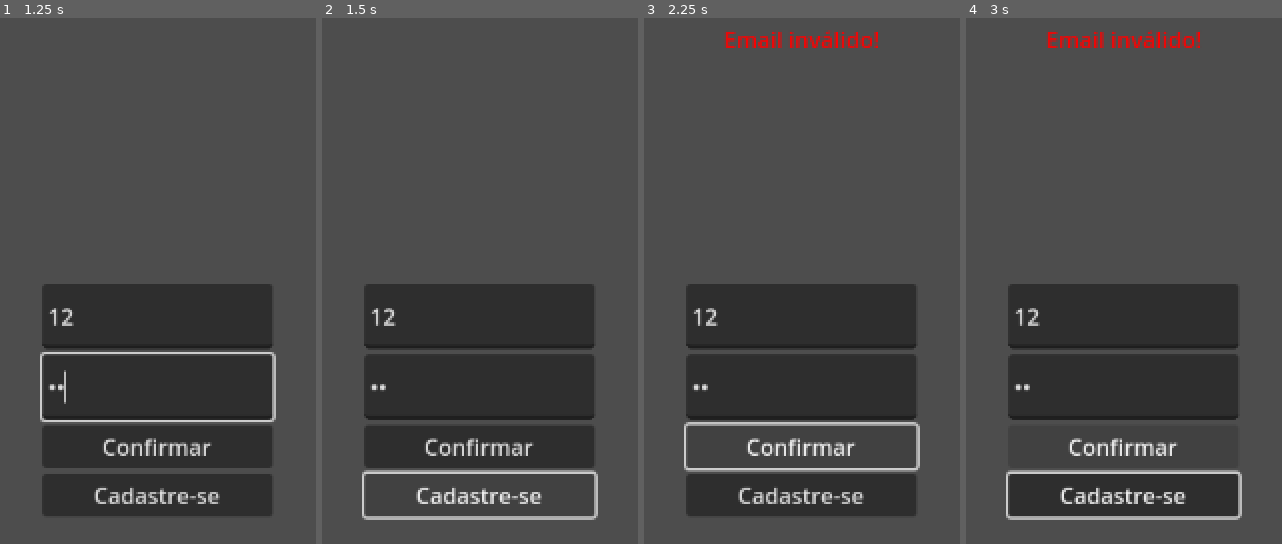
Above: before the commit, frames 1-4 (left to right).
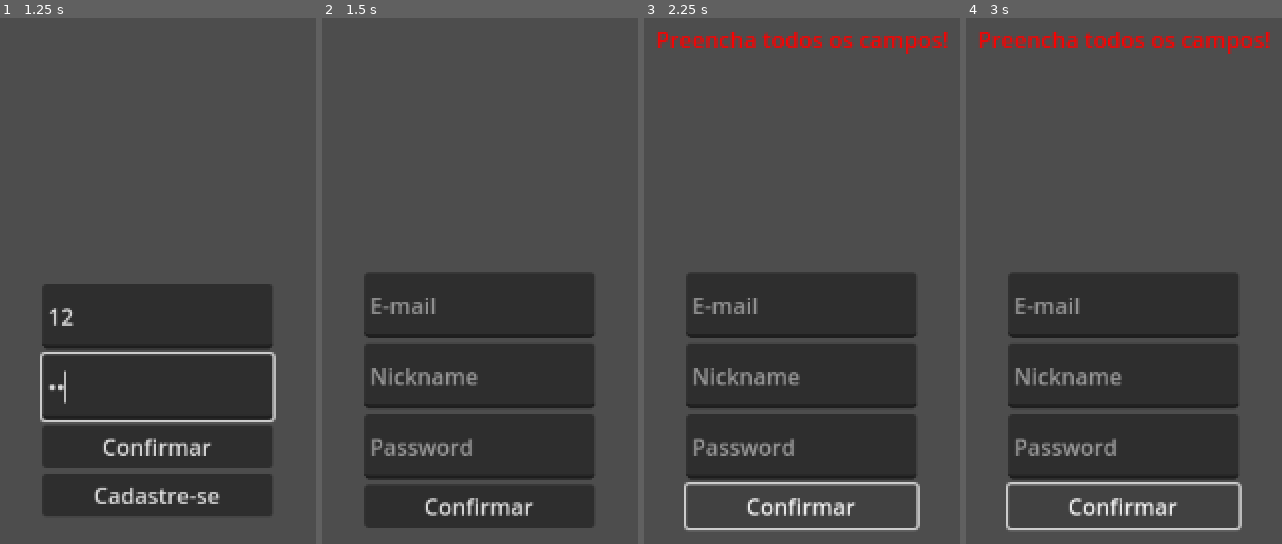
Above: after the commit, the same moments.

Repository: Gabril0/PDSI2
Game: Godot game, scene res://Login.tscn
The game is run twice, just before and just after one commit, with the same random seed, the same clock (stepped at 60 frames per second) and the same inputs. This scene is started directly instead of the project's main scene.
Inputs (mouse positions are in pixels of both pictures, inside the frame that each line leads up to):
- Up to frame 1 (1.25 s): click (158, 317) at 0.52 s; type "12" at 0.6 s; click (158, 386) at 0.75 s; type "12" at 0.83 s
- Up to frame 2 (1.5 s): click "Cadastre-se" at 1.25 s
- Up to frame 3 (2.25 s): click "Confirmar" at 2 s
- Up to frame 4 (3 s): tap Enter at 2.75 s; hold D (Right) from 2.78 s (still down); hold Down (AimDown) from 2.78 s (still down)

Frame 1 is identical in both runs. In frame 2, 10% of the frame differs, in the area x 12-88%, y 48-97%; in frame 3, 11%; in frame 4, 11%, in the area x 4-97%, y 2-98%.

Commit message:
Fix: Simplificação e remoção de funções desnecessárias da API

Diff:
--- a/API.gd
+++ b/API.gd
@@ -82,11 +82,8 @@
 
 #Processamento de respostas HTTP
 func _on_request_completed(result, response_code, headers, body):
-	print("Resposta recebida! Código: ", response_code)
-	print("Tipo da requisição: ", current_request_type)
 
 	var json = JSON.parse_string(body.get_string_from_utf8())
-	print("Resposta JSON: ", json)
 
 	match current_request_type:
 		"login":
@@ -104,12 +101,15 @@
 
 func _handle_login_response(result, response_code, headers, body, json):
 	if response_code == 200:
+
 		# Armazenamento dos dados nas globais
 		jogador_id = json["id"]
 		jogador_nickname = json["nickname"]
 		print("Login OK! Jogador:", jogador_nickname)
+
 		# dados salvos locais
 		salvar_dados_jogador(jogador_id, jogador_nickname)
+
 		# Emite signal para outras cenas
 		login_completed.emit(true, {"id": jogador_id, "nickname": jogador_nickname})
 	else:
@@ -117,6 +117,7 @@
 		login_completed.emit(false, null)
 
 func _handle_register_response(result, response_code, headers, body, json):
+
 	if response_code == 200:
 		print("Registro OK! Jogador criado:", json.get("nickname", ""))
 		register_completed.emit(true, json)
--- a/Cadastro.tscn
+++ b/Cadastro.tscn
@@ -8,6 +8,7 @@
 script = ExtResource("1_6ebnh")
 
 [node name="CenterContainer" type="CenterContainer" parent="."]
+layout_mode = 0
 offset_right = 1150.0
 offset_bottom = 645.0
 
--- a/Ranking.gd
+++ b/Ranking.gd
@@ -71,7 +71,6 @@
 		child.queue_free()
 
 func _on_ranking_received(ranking_data):
-	"""Callback chamado quando a API retorna os dados do ranking"""
 	_clear_ranking_list()
 
 	if ranking_data == null or not ranking_data.has("ranking"):
@@ -125,7 +124,7 @@
 
 	# Informação da seed
 	var seed_label = Label.new()
-	seed_label.text = "Seed: " + str(ranking_data.get("seed", "N/A"))
+	seed_label.text = "Seed: " + str(int(str(ranking_data.get("seed", "N/A"))))
 	seed_label.add_theme_color_override("font_color", Color.LIGHT_BLUE)
 	seed_label.add_theme_font_size_override("font_size", 16)
 	seed_label.horizontal_alignment = HORIZONTAL_ALIGNMENT_CENTER
--- a/login.gd
+++ b/login.gd
@@ -5,6 +5,7 @@
 @onready var email_input = $CenterContainer/VBoxContainer/Email
 @onready var senha_input = $CenterContainer/VBoxContainer/Senha
 @onready var login_button = $CenterContainer/VBoxContainer/Button
+@onready var signup_button = $CenterContainer/VBoxContainer/Button2
 
 func _ready():
 
@@ -12,6 +13,10 @@
 
 	if login_button:
 		login_button.pressed.connect(_on_login_button_pressed)
+
+	if signup_button:
+		signup_button.pressed.connect(_on_signup_button_pressed)
+
 
 	# Conecta ao sistema de API para receber resposta do login
 	if not API.is_connected("login_completed", _on_login_completed):
@@ -51,6 +56,13 @@
 	print("Tentando fazer login com:", email)
 	API.login(email, senha)
 
+func _on_signup_button_pressed():
+
+	if API.is_connected("login_completed", _on_login_completed):
+		API.disconnect("login_completed", _on_login_completed)
+
+	get_tree().change_scene_to_file("res://Cadastro.tscn")
+
 func _on_login_completed(success: bool, player_data):
 	login_button.disabled = false
 
@@ -69,6 +81,7 @@
 		API.disconnect("login_completed", _on_login_completed)
 
 	get_tree().change_scene_to_file("res://MainMenu.tscn")
+
 
 func _show_message(message: String, color: Color):
 
--- a/main.gd
+++ b/main.gd
@@ -1,11 +1,8 @@
 extends Node
 
-func _ready():
-	# Faz login automático (você pode mudar depois para um sistema de login manual)
-	API.login("teste@teste.com", "123456")
+func _unhandled_input(event):
 
-func _unhandled_input(event):
-	# Pressione ESC para voltar ao menu
+	# ESC para voltar ao menu
 	if event.is_action_pressed("ui_cancel"):  # ESC
 		if has_method("get_tree"):
 			get_tree().change_scene_to_file("res://MainMenu.tscn")
@@ -13,12 +10,3 @@
 			# Fallback para quando get_tree() não está disponível
 			var scene_tree = Engine.get_main_loop()
 			scene_tree.change_scene_to_file("res://MainMenu.tscn")
-
-	# Pressione F1 para ver o ranking durante o jogo
-	if event is InputEventKey and event.keycode == KEY_F1 and event.pressed:
-		if has_method("get_tree"):
-			get_tree().change_scene_to_file("res://Ranking.tscn")
-		else:
-			# Fallback para quando get_tree() não está disponível
-			var scene_tree = Engine.get_main_loop()
-			scene_tree.change_scene_to_file("res://Ranking.tscn")
